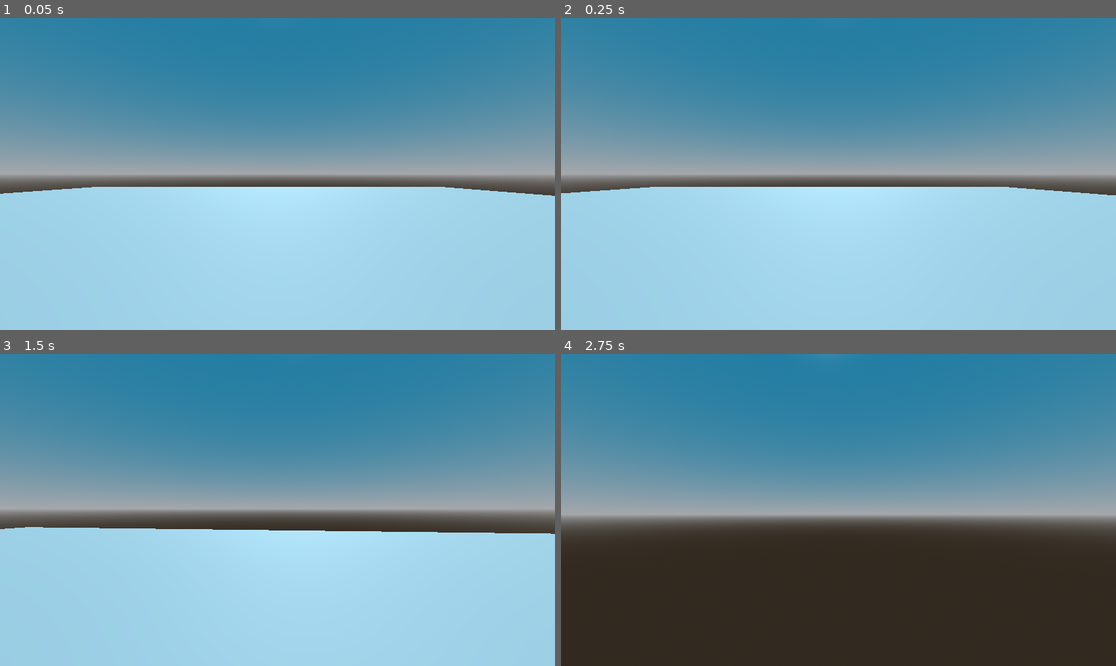
Above: before the commit, frames 1-4 (two rows, left to right).
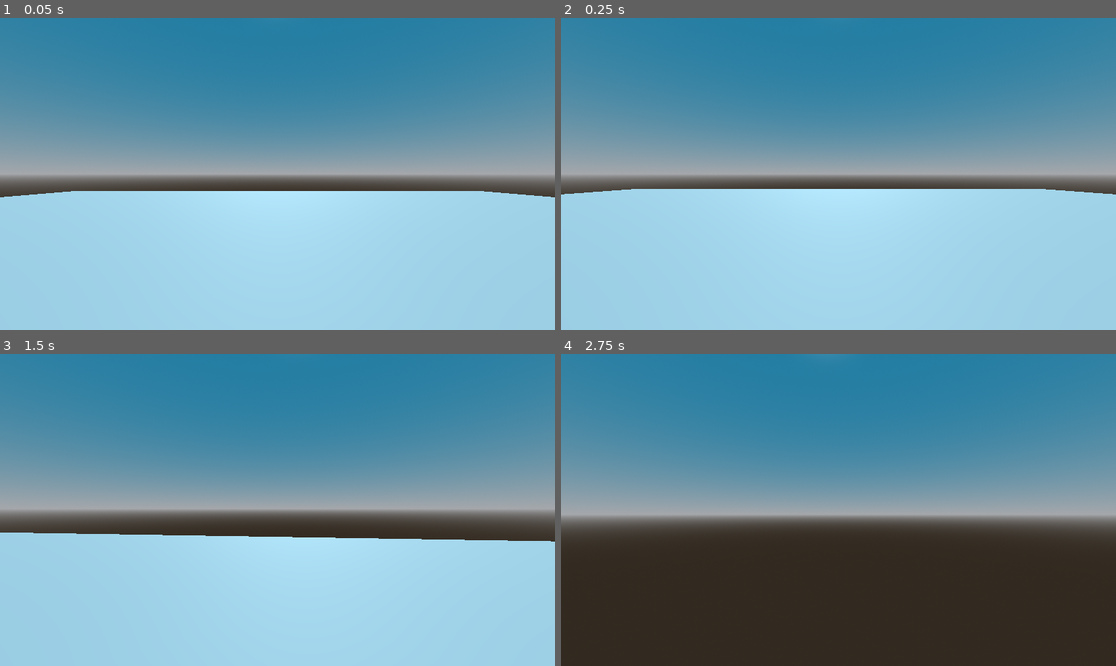
Above: after the commit, the same moments.

Repository: Pilagors/FactoryGame
Game: Godot game, scene res://scenes/main.tscn
The game is run twice, just before and just after one commit, with the same random seed, the same clock (stepped at 60 frames per second) and the same inputs.
Inputs (mouse positions are in pixels of both pictures, inside the frame that each line leads up to):
- Up to frame 1 (0.05 s): no input
- Up to frame 2 (0.25 s): no input
- Up to frame 3 (1.5 s): tap Enter at 0.5 s; move the mouse to (305, 510) at 0.52 s; hold E (interact, bound only after the commit) 0.53-1.28 s; hold W (move_forward) from 0.53 s (still down); move the mouse to (249, 510) at 1.27 s; tap E (interact, bound only after the commit) at 1.35 s
- Up to frame 4 (2.75 s): keep holding W (move_forward); move the mouse to (849, 503) at 2.02 s; hold E (interact, bound only after the commit) from 2.03 s (still down)

The runs differ from the first frame. In frame 1, 1.1% of the frame differs, in the area x 0-100%, y 54-58%; in frame 2, 0.5%; in frame 3, 2.1%, in the area x 0-100%, y 55-61%; in frame 4, nothing differs.

Commit message:
Plein de scripts pour l'inventaire, les items et les items droppés

Diff:
--- a/project.godot
+++ b/project.godot
@@ -42,6 +42,11 @@
 "events": [Object(InputEventKey,"resource_local_to_scene":false,"resource_name":"","device":-1,"window_id":0,"alt_press …(195 unchanged characters)…
 ]
 }
+interact={
+"deadzone": 0.2,
+"events": [Object(InputEventKey,"resource_local_to_scene":false,"resource_name":"","device":-1,"window_id":0,"alt_pressed":false,"shift_pressed":false,"ctrl_pressed":false,"meta_pressed":false,"pressed":false,"keycode":0,"physical_keycode":69,"key_label":0,"unicode":101,"location":0,"echo":false,"script":null)
+]
+}
 
 [physics]
 
--- a/scenes/main.tscn
+++ b/scenes/main.tscn
@@ -29,12 +29,12 @@
 [node name="CollisionShape3D" type="CollisionShape3D" parent="Sol" unique_id=91829626]
 shape = SubResource("ConcavePolygonShape3D_o5qli")
 
-[node name="Entity" parent="." unique_id=2005212084 instance=ExtResource("1_o5qli")]
-transform = Transform3D(1, 0, 0, 0, 1, 0, 0, 0, 1, 1.02738, 1, 3.2505379)
-
 [node name="WorldEnvironment" type="WorldEnvironment" parent="." unique_id=442851379]
 environment = SubResource("Environment_o5qli")
 
 [node name="DirectionalLight3D" type="DirectionalLight3D" parent="." unique_id=1486064135]
 transform = Transform3D(1, 0, 0, 0, -0.6640437, 0.7476938, 0, -0.7476938, -0.6640437, 0, 18.809118, -15.530617)
 shadow_enabled = true
+
+[node name="Player" parent="." unique_id=2005212084 instance=ExtResource("1_o5qli")]
+transform = Transform3D(1, 0, 0, 0, 1, 0, 0, 0, 1, 0, 1.1860824, 0)
--- a/scenes/player.tscn
+++ b/scenes/player.tscn
@@ -3,10 +3,14 @@
 [ext_resource type="PackedScene" uid="uid://5mj1k7n5f60m" path="res://scenes/abstract/entity.tscn" id="1_3vyb7"]
 [ext_resource type="Script" uid="uid://dgvx5xhlqh2a1" path="res://scripts/player.gd" id="2_g2els"]
 
-[node name="Entity" unique_id=2005212084 instance=ExtResource("1_3vyb7")]
+[node name="Player" unique_id=2005212084 instance=ExtResource("1_3vyb7")]
 script = ExtResource("2_g2els")
 
 [node name="Pivot" type="Node3D" parent="." index="2" unique_id=1677780014]
 
 [node name="Camera3D" type="Camera3D" parent="Pivot" index="0" unique_id=1902437536]
 transform = Transform3D(1, 0, 0, 0, 1, 0, 0, 0, 1, 0, 0.5, 0)
+
+[node name="RayCast3D" type="RayCast3D" parent="Pivot/Camera3D" index="0" unique_id=221564645]
+transform = Transform3D(1, 0, 0, 0, -4.371139e-08, -1, 0, 1, -4.371139e-08, 0, 0, 0)
+target_position = Vector3(0, -2, 0)
--- /dev/null
+++ b/scripts/dropped_item.gd
@@ -0,0 +1,12 @@
+class_name DroppedItem
+extends Area3D
+
+@export var item: Item
+
+func _ready() -> void:
+	body_entered.connect(_on_body_entered)
+
+func _on_body_entered(body: Node3D) -> void:
+	if body is Player:
+		body.inventory.append(item)
+		queue_free()
--- a/scripts/entity.gd
+++ b/scripts/entity.gd
@@ -5,7 +5,13 @@
 
 var state: EntityState = EntityState.IDLE
 var move_speed: float = 10.0
-var inventory: Array = []
+var inventory: Inventory = Inventory.new()
+
+func _ready() -> void:
+	for i in range(9):
+		inventory.hotbar_slots.append(Slot.new())
+	for i in range(27):
+		inventory.backpack_slots.append(Slot.new())
 
 func _physics_process(delta: float) -> void:
 	_apply_gravity(delta)
--- /dev/null
+++ b/scripts/inventory.gd
@@ -0,0 +1,48 @@
+class_name Inventory
+extends Resource
+
+signal update_ui
+
+@export var hotbar_slots: Array[Slot] = []
+@export var backpack_slots: Array[Slot] = []
+
+func _find_item_slot(slots: Array[Slot], item: Item) -> int:
+	for i in range(slots.size()):
+		if slots[i] and slots[i].item == item and slots[i].limit != slots[i].quantity:
+			return i
+	return -1
+
+func _find_empty_slot(slots: Array[Slot]) -> int:
+	for i in range(slots.size()):
+		if slots[i] and slots[i].item == null:
+			return i
+	return -1
+
+func add_item(new_item: Item, amount: int = 1) -> bool:
+	var index = _find_item_slot(hotbar_slots, new_item)
+	if index != -1:
+		hotbar_slots[index].quantity += amount
+		update_ui.emit()
+		return true
+
+	index = _find_item_slot(backpack_slots, new_item)
+	if index != -1:
+		backpack_slots[index].quantity += amount
+		update_ui.emit()
+		return true
+
+	var empty_index = _find_empty_slot(hotbar_slots)
+	if empty_index != -1:
+		hotbar_slots[empty_index].item = new_item
+		hotbar_slots[empty_index].quantity = amount
+		update_ui.emit()
+		return true
+
+	empty_index = _find_empty_slot(backpack_slots)
+	if empty_index != -1:
+		backpack_slots[empty_index].item = new_item
+		backpack_slots[empty_index].quantity = amount
+		update_ui.emit()
+		return true
+
+	return false
--- /dev/null
+++ b/scripts/item.gd
@@ -0,0 +1,6 @@
+class_name Item
+extends Resource
+
+@export var name : String = ""
+@export var icon: Texture2D
+@export var mesh : Mesh
--- /dev/null
+++ b/scripts/item_usable.gd
@@ -0,0 +1,6 @@
+class_name UsableItem
+extends Item
+
+enum ToolType { NONE, PICKAXE, AXE }
+
+@export var type: ToolType = ToolType.NONE
--- a/scripts/player.gd
+++ b/scripts/player.gd
@@ -1,16 +1,38 @@
 class_name Player
 extends Entity
+
+var hotbar_index: int = 0
 
 const MOUSE_SENSITIVITY := 0.002
 const PITCH_LIMIT := deg_to_rad(80)
 
 @onready var pivot := $Pivot
 @onready var camera: Camera3D = $Pivot/Camera3D
+@onready var interact_cast: RayCast3D = $Pivot/Camera3D/RayCast3D
+
+func _input(event: InputEvent) -> void:
+	if event.is_action_pressed("interact"):
+		_attempt_interaction()
+
+func _attempt_interaction() -> void:
+	if interact_cast.is_colliding():
+		var target = interact_cast.get_collider()
+		if target.has_method("interact"):
+			target.interact(self)
 
 func _ready() -> void:
 	Input.mouse_mode = Input.MOUSE_MODE_CAPTURED
 
 func _unhandled_input(event: InputEvent) -> void:
+	if event is InputEventMouseButton:
+		if event.button_index == MOUSE_BUTTON_WHEEL_UP:
+			hotbar_index = (hotbar_index + 1) % inventory.hotbar_slots.size()
+			_on_active_slot_changed()
+
+		elif event.button_index == MOUSE_BUTTON_WHEEL_DOWN:
+			hotbar_index = (hotbar_index - 1 + inventory.hotbar_slots.size()) % inventory.hotbar_slots.size()
+			_on_active_slot_changed()
+
 	if event is InputEventMouseMotion:
 		pivot.rotate_y(-event.relative.x * MOUSE_SENSITIVITY)
 		camera.rotate_x(-event.relative.y * MOUSE_SENSITIVITY)
@@ -18,6 +40,11 @@
 
 	if event.is_action_pressed("debug_mouse"):
 		Input.mouse_mode = Input.MOUSE_MODE_VISIBLE
+
+func _on_active_slot_changed():
+	var current_slot = inventory.hotbar_slots[hotbar_index]
+	if current_slot.item and current_slot.item is UsableItem:
+		print("outil équipé :", current_slot)
 
 func _update_movement(delta: float) -> void:
 	var direction := Vector3.ZERO
--- /dev/null
+++ b/scripts/resource_node.gd
@@ -0,0 +1,25 @@
+class_name ResourceNode
+extends StaticBody3D
+
+@export var produce: Item
+@export var quantity: int = 5
+@export var tool: UsableItem.ToolType = UsableItem.ToolType.NONE
+
+func interact(player: Player) -> void:
+	if _has_correct_tool(player):
+		_extract_resource(player)
+	else:
+		print("Outil pas bon")
+
+func _has_correct_tool(player: Player) -> bool:
+	if tool == UsableItem.ToolType.NONE:
+		return true
+	# à faire
+	return false
+
+func _extract_resource(player: Player) -> void:
+	if quantity > 0:
+		quantity -= 1
+		print("Resource ", produce.name, " +1")
+
+		# apparition de l'item au sol ou inventaire
--- /dev/null
+++ b/scripts/slot.gd
@@ -0,0 +1,13 @@
+class_name Slot
+extends Resource
+
+@export var item: Item = null
+@export var quantity: int = 0
+@export var limit: int = 100
+
+func increment_item(count: int) -> bool:
+	if count + quantity > limit:
+		return false
+
+	quantity += count
+	return true
Not shown, added: scripts/dropped_item.gd.uid
Not shown, added: scripts/inventory.gd.uid
Not shown, added: scripts/item.gd.uid
Not shown, added: scripts/item_usable.gd.uid
Not shown, added: scripts/resource_node.gd.uid
Not shown, added: scripts/slot.gd.uid
